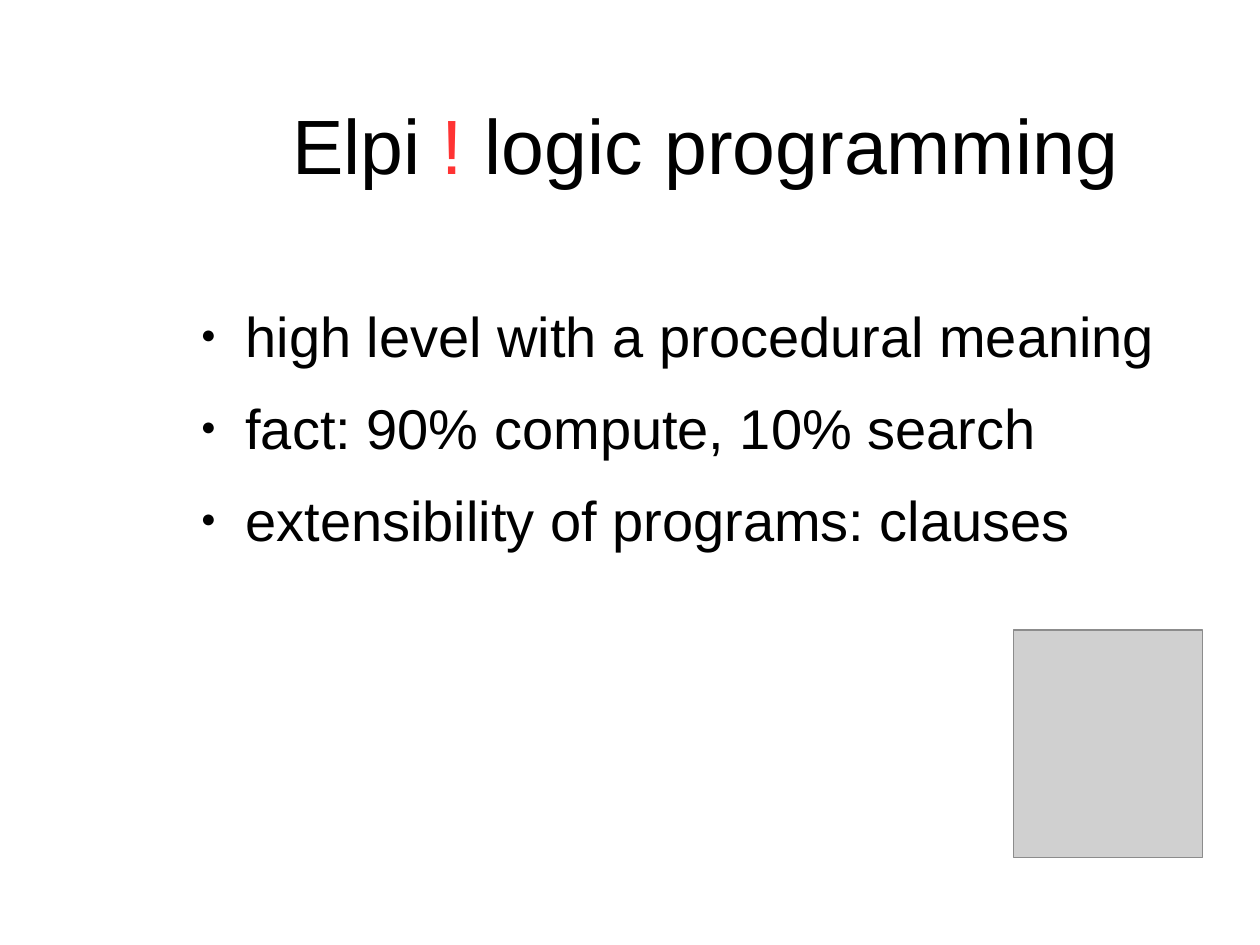
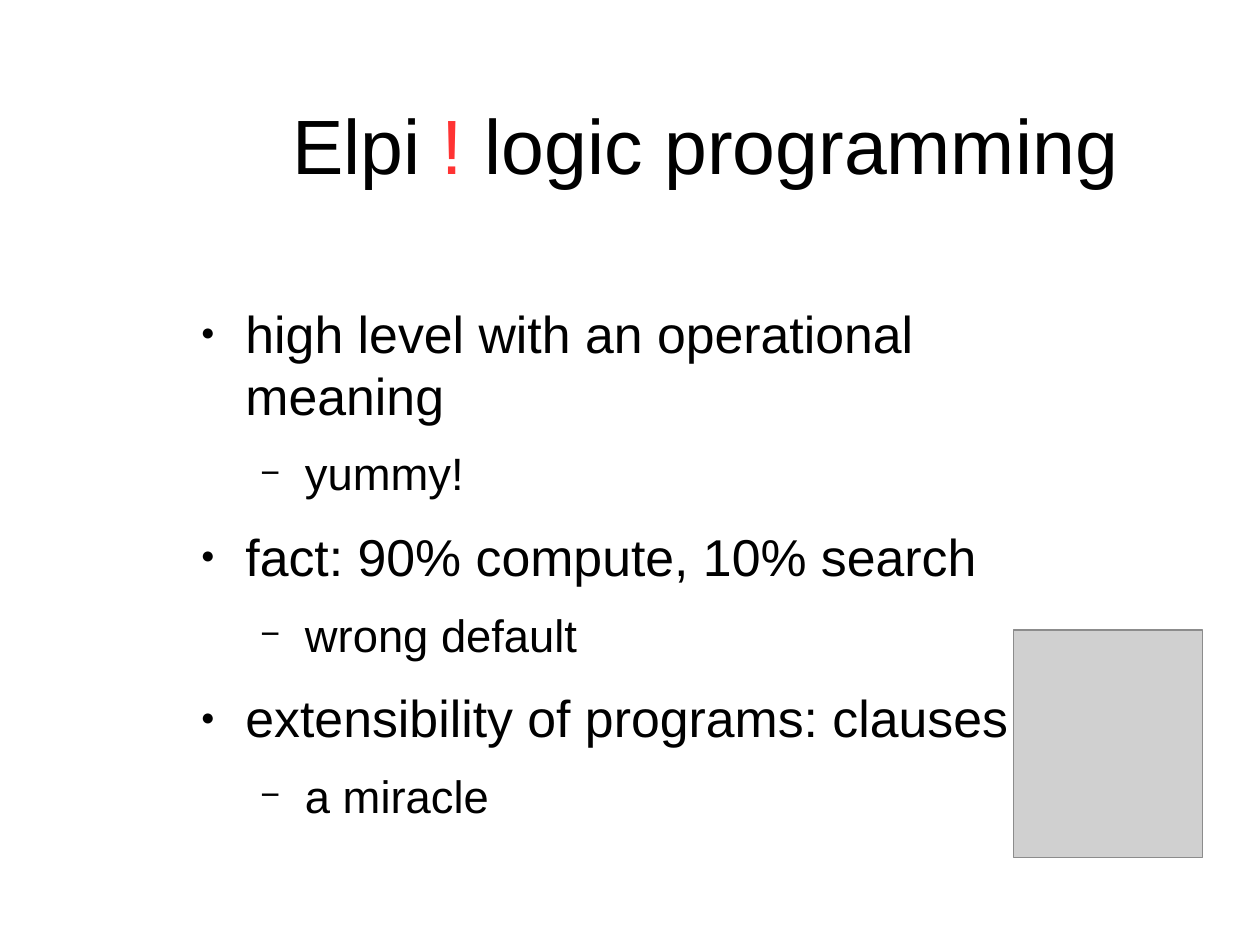
Before and after one commit to gares/mlws18, a slide deck: slide 40 of slides.odp (slide 28 before the commit). Drawn at 1260x945 pixels with LibreOffice and Linux fonts; fonts in the diff are those of the drawing; grey boxes stand for pictures; background and template pictures are left out. Boxes give left, top, right and bottom in pixels: in the first picture for what was removed or moved away, otherwise in the second. Text is boxed around its words. In the diff, an @@ line names an element or a change of style, - is before the commit and + after.

```diff
--- a/slides.odp
+++ b/slides.odp
@@ text at bbox=[245, 315, 913, 426]: text changed; size 32 to 29.6 pt @@
-● high level with a procedural meaning
+● high level with an operational meaning
+  − yummy!
@@ text at bbox=[245, 538, 1008, 748]: size 32 to 29.6 pt in "fact: 90% compute, 10% search", "extensibility of programs: clauses" @@
@@ text at bbox=[305, 619, 577, 661]: paragraph added @@
+  − wrong default
@@ text at bbox=[305, 780, 489, 814]: paragraph added @@
+  − a miracle
```
Also in this commit, not shown: 16 other slides changed, 18 slides added, 6 slides removed, 3 other files.
